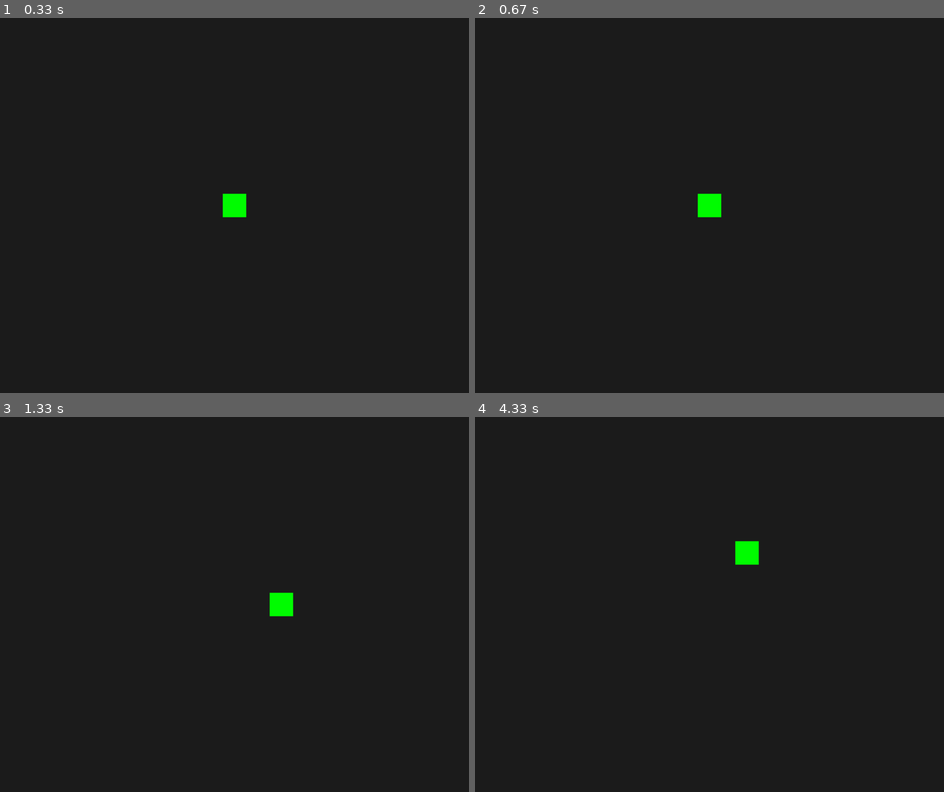
Above: before the commit, frames 1-4 (two rows, left to right).
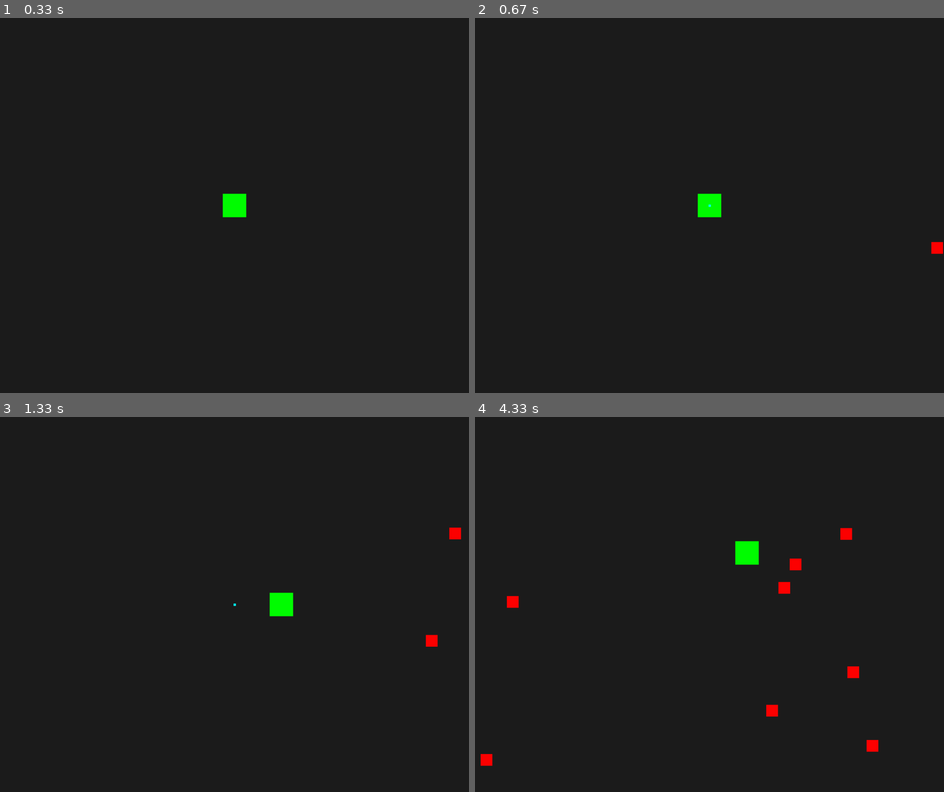
Above: after the commit, the same moments.

Repository: Eliasko6562/pygame
Game: pygame game, started from PYGAME/main.py
The game is run twice, just before and just after one commit, with the same random seed, the same clock (stepped at 60 frames per second) and the same inputs.
Inputs (mouse positions are in pixels of both pictures, inside the frame that each line leads up to):
- Up to frame 1 (0.33 s): no input
- Up to frame 2 (0.67 s): click (709, 205) at 0.38 s
- Up to frame 3 (1.33 s): click (384, 593) at 0.72 s; hold Right from 1 s (still down)
- Up to frame 4 (4.33 s): release Right at 1.47 s; hold Up 1.5-1.8 s; hold Right 1.83-2.3 s; hold Left 2.33-2.87 s; hold Down 2.9-3.2 s; hold Left 3.23-3.63 s; hold Up 3.67-4.03 s; hold Right from 4.07 s (still down)

Frame 1 is identical in both runs. In frame 2, less than 0.1% of the frame differs, in the area x 49-100%, y 49-63%; in frame 3, 0.2%; in frame 4, 0.7%, in the area x 1-86%, y 29-94%.

Commit message:
Add files via upload

Diff:
--- a/PYGAME/entities/bullet.py
+++ b/PYGAME/entities/bullet.py
@@ -0,0 +1,18 @@
+import pygame as pg
+from entities.entity import Entity
+from settings import BULLET_SPEED, BULLET_LIFETIME
+
+class Bullet(Entity):
+    def __init__(self, game, pos, direction):
+        super().__init__(game, pos, size=(5,5), color=(0, 255, 255))
+        self.direction = direction
+        self.timer = 0
+
+    def update(self, dt):
+        self.timer += dt
+
+        if self.timer >= BULLET_LIFETIME:
+            self.kill()
+
+        self.pos += self.direction * BULLET_SPEED * dt
+        self.rect.center = self.pos
--- a/PYGAME/entities/enemy.py
+++ b/PYGAME/entities/enemy.py
@@ -0,0 +1,16 @@
+import pygame as pg
+from entities.entity import Entity
+from settings import ENEMY_SPEED
+
+class Enemy(Entity):
+    def __init__(self, game, pos, size, color):
+        super().__init__(game, pos, size, color)
+
+    def update(self, dt):
+        direction = self.game.player.pos - self.pos
+
+        if direction.length() > 0:
+            direction = direction.normalize()
+
+        self.pos += direction * ENEMY_SPEED * dt
+        self.rect.center = self.pos
--- a/PYGAME/entities/player.py
+++ b/PYGAME/entities/player.py
@@ -1,11 +1,11 @@
 import pygame as pg
 from entities.entity import Entity
 from settings import PLAYER_SPEED, WIDTH, HEIGHT
+from entities.bullet import Bullet
 
 class Player(Entity):
     def __init__(self, game, pos, size, color):
         super().__init__(game, pos, size=(50, 50), color=(0, 255, 0))
-        self.speed = PLAYER_SPEED
 
     def update(self, dt):
         keys = pg.key.get_pressed()
@@ -23,7 +23,7 @@
         if vel.length() > 0:
             vel = vel.normalize()
 
-        self.pos += vel * self.speed * dt
+        self.pos += vel * PLAYER_SPEED * dt
         self.rect.center = self.pos
 
         # Keep player within screen bounds
@@ -31,9 +31,19 @@
         self.pos = pg.Vector2(self.rect.center)
 
         # Teachers way of doing it
-
         # half_width = self.rect.width / 2
         # half_height = self.rect.height / 2
-
         # self.pos.x = max(half_width, min(WIDTH - half_width, self.pos.x))
         # self.pos.y = max(half_height, min(HEIGHT - half_height, self.pos.y))
+
+    def shoot(self):
+        mouse_ps = pg.Vector2(pg.mouse.get_pos())
+
+        direction = (mouse_ps - self.pos)
+
+        if direction.length() > 0:
+            direction = direction.normalize()
+
+        bullet = Bullet(self.game, self.pos, direction)
+        self.game.bullets.add(bullet)
+        self.game.all_sprites.add(bullet)
--- a/PYGAME/game.py
+++ b/PYGAME/game.py
@@ -1,4 +1,6 @@
 import pygame as pg
+
+from systems.spawner import Spawner
 from entities.player import Player
 
 from settings import WIDTH, HEIGHT, FPS
@@ -17,6 +19,11 @@
         self.all_sprites.add(self.player)
 
         # ToDo: Inicializace systemu vytvareni nepratel
+        self.enemies = pg.sprite.Group()
+        self.spawner = Spawner(self)
+
+        #ToDo: Inicializace skupiny projektilu
+        self.bullets = pg.sprite.Group()
 
         # Stav hry
         self.running = True
@@ -33,9 +40,13 @@
         for event in pg.event.get():
             if event.type == pg.QUIT:
                 self.running = False
+            elif event.type == pg.MOUSEBUTTONDOWN:
+                if event.button == 1:  # Left mouse button
+                    self.player.shoot()
 
     def update(self, dt):
         self.all_sprites.update(dt)
+        self.spawner.update(dt)
 
     def draw(self):
         self.screen.fill((30, 30, 30))  # Clear screen with dark gray
--- a/PYGAME/settings.py
+++ b/PYGAME/settings.py
@@ -1,3 +1,9 @@
 WIDTH, HEIGHT = 1000, 800
 FPS = 60
+
 PLAYER_SPEED = 300
+ENEMY_SPEED = 100
+BULLET_SPEED = 1000
+BULLET_LIFETIME = 2  # seconds
+
+SPAWN_INTERVAL = 0.5  # seconds
--- a/PYGAME/systems/spawner.py
+++ b/PYGAME/systems/spawner.py
@@ -0,0 +1,31 @@
+import random
+from entities.enemy import Enemy
+from settings import WIDTH, HEIGHT, SPAWN_INTERVAL
+
+class Spawner:
+    def __init__(self, game):
+        self.game = game
+        self.timer = 0
+
+    def update(self, dt):
+        self.timer += dt
+
+        if self.timer >= SPAWN_INTERVAL:
+            self.timer = 0
+            self.spawn_enemy()
+
+    def spawn_enemy(self):
+        side = random.choice(["top", "bottom", "left", "right"])
+
+        if side == "top":
+            pos = (random.randint(0, WIDTH), 0)
+        if side == "bottom":
+            pos = (random.randint(0, WIDTH), HEIGHT)
+        if side == "left":
+            pos = (0, random.randint(0, HEIGHT))
+        if side == "right":
+            pos = (WIDTH, random.randint(0, HEIGHT))
+
+        enemy = Enemy(self.game, pos, size=(25, 25), color=(255, 0, 0))
+        self.game.enemies.add(enemy)
+        self.game.all_sprites.add(enemy)
